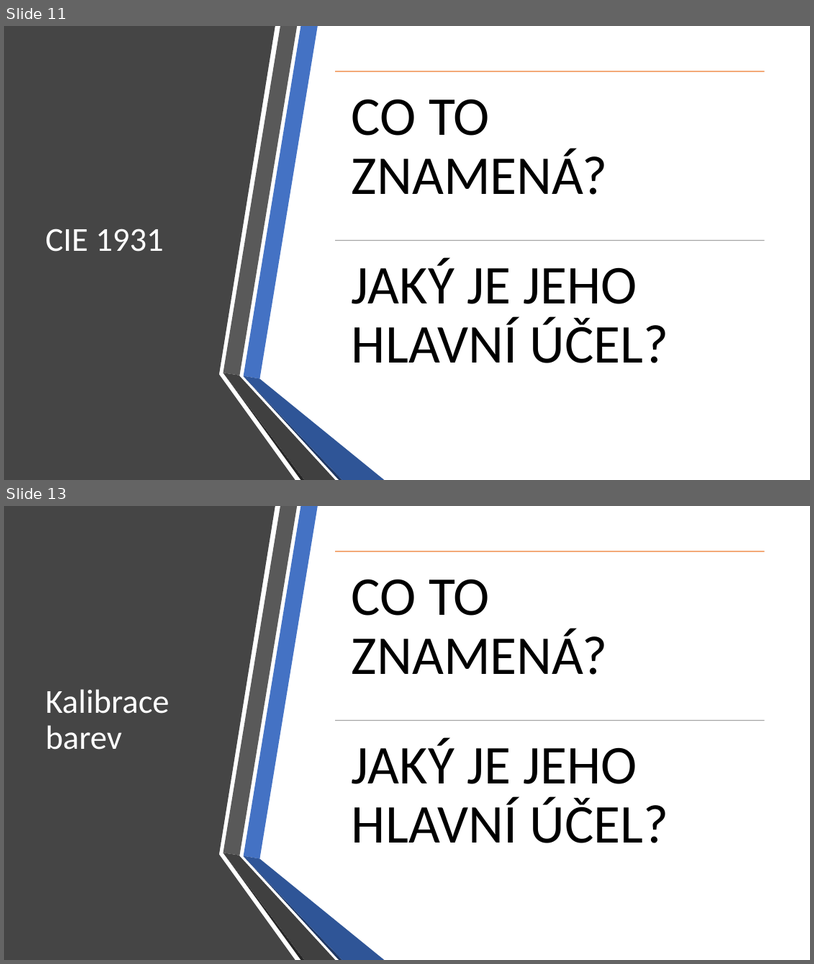
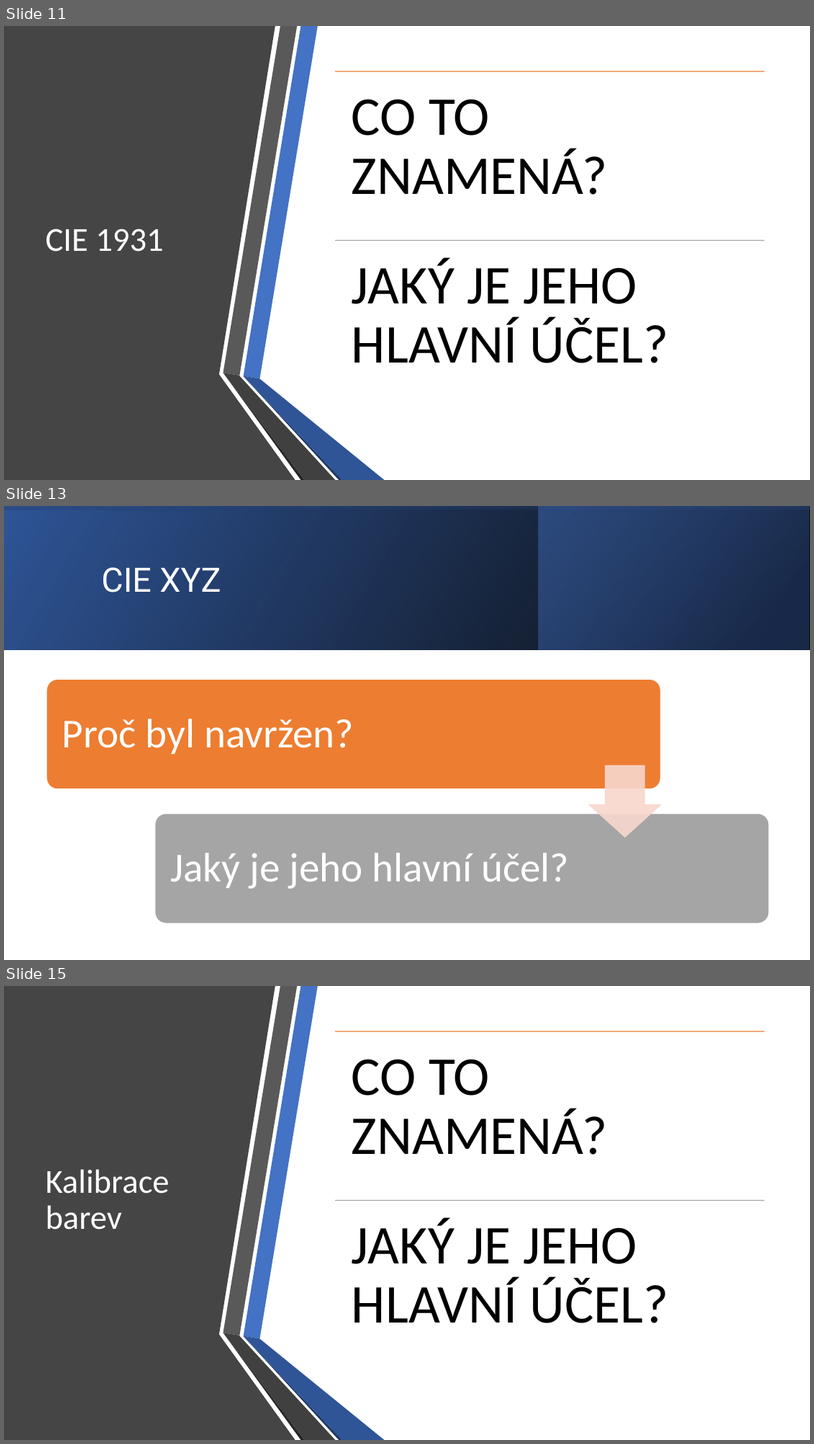
Before and after one commit to ibabayev7/barva, a slide deck: Presentation for IT.pptx. Shown one above the other, each under a label of ours: slides 11 and 13 before the commit, slides 11, 13 and 15 after it; the slides between them are not shown. The pictures are 814x964 and 814x1444 pixels, drawn with LibreOffice and Linux fonts; fonts in the diff are those of the drawing. Boxes give left, top, right and bottom in pixels: in the first picture for what was removed or moved away, otherwise in the second. Text is boxed around its words. In the diff, an @@ line names an element or a change of style, - is before the commit and + after.

```diff
--- a/Presentation for IT.pptx
+++ b/Presentation for IT.pptx
@@ slide 13 added at <box>4,506,810,960</box>, background #FFFFFF @@
@@ rectangle added at <box>4,506,810,649</box>, fill gradient #000000 to #2F5597 @@
@@ rectangle added at <box>4,506,810,649</box>, fill gradient #2F5597 to #000000 @@
@@ rectangle added at <box>539,506,810,649</box>, fill gradient #203864 to #4472C4 @@
@@ title added at <box>101,567,221,592</box>, 40 pt, text #FFFFFF @@
+CIE XYZ
@@ group added at <box>46,679,770,924</box>: 2 rounded rectangles, 2 texts, 1 down arrow @@
+Proč byl navržen?
+Jaký je jeho hlavní účel?
@@ what was slide 13 is now slide 15 @@
```
Also in this commit, not shown: 2 slides changed, 1 other slide added.
